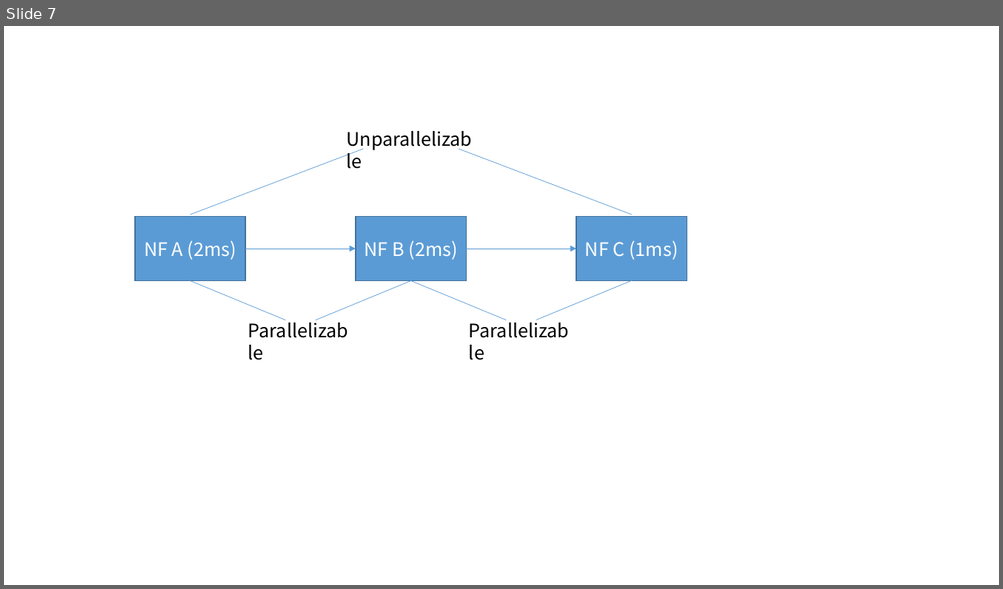
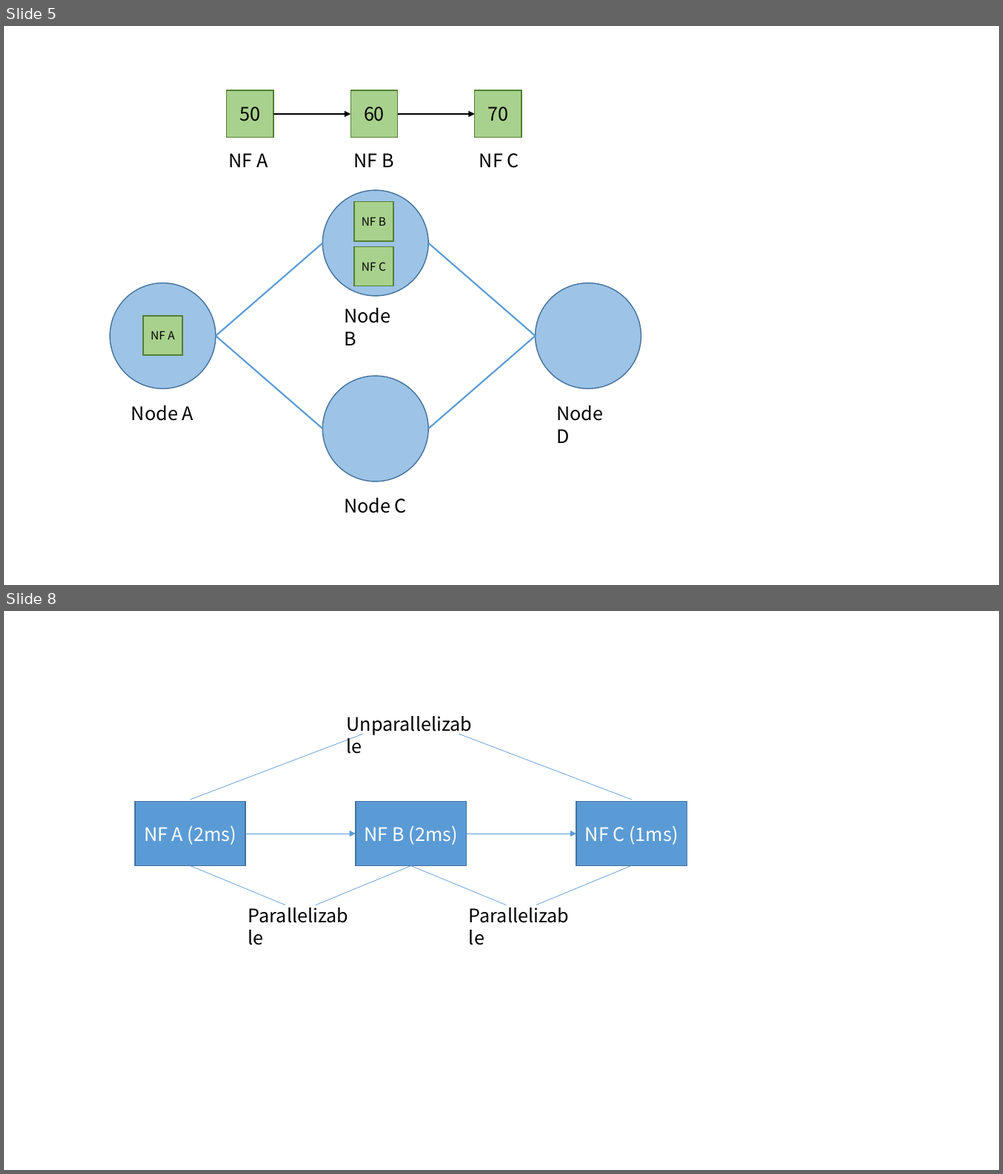
Before and after one commit to fnrg-nfv/flexchain, a slide deck: docs/Figures.pptx. Shown one above the other, each under a label of ours: slide 7 before the commit, slides 5 and 8 after it; the slides between them are not shown. The pictures are 1003x589 and 1003x1174 pixels, drawn with LibreOffice and Linux fonts; fonts in the diff are those of the drawing. Boxes give left, top, right and bottom in pixels: in the first picture for what was removed or moved away, otherwise in the second. Text is boxed around its words. In the diff, an @@ line names an element or a change of style, - is before the commit and + after.

```diff
--- a/docs/Figures.pptx
+++ b/docs/Figures.pptx
@@ slide 5 added at <box>4,26,999,585</box>, background #FFFFFF @@
@@ group added at <box>226,90,522,137</box>: 3 rectangles, 2 arrows @@
+50
+60
+70
@@ text added at <box>228,153,267,167</box>, 18 pt, text #000000 @@
+NF A
@@ text added at <box>354,153,394,167</box>, 18 pt, text #000000 @@
+NF B
@@ text added at <box>479,153,519,168</box>, 18 pt, text #000000 @@
+NF C
@@ group added at <box>110,190,641,514</box>: 4 ellipses, 4 lines, 4 texts, 3 rectangles @@
+Node A
+Node C
+Node B
+Node D
+NF A
+NF B
+NF C
@@ what was slide 7 is now slide 8 @@
```
Also in this commit, not shown: 4 slides changed, 2 other slides added, 8 other files.
